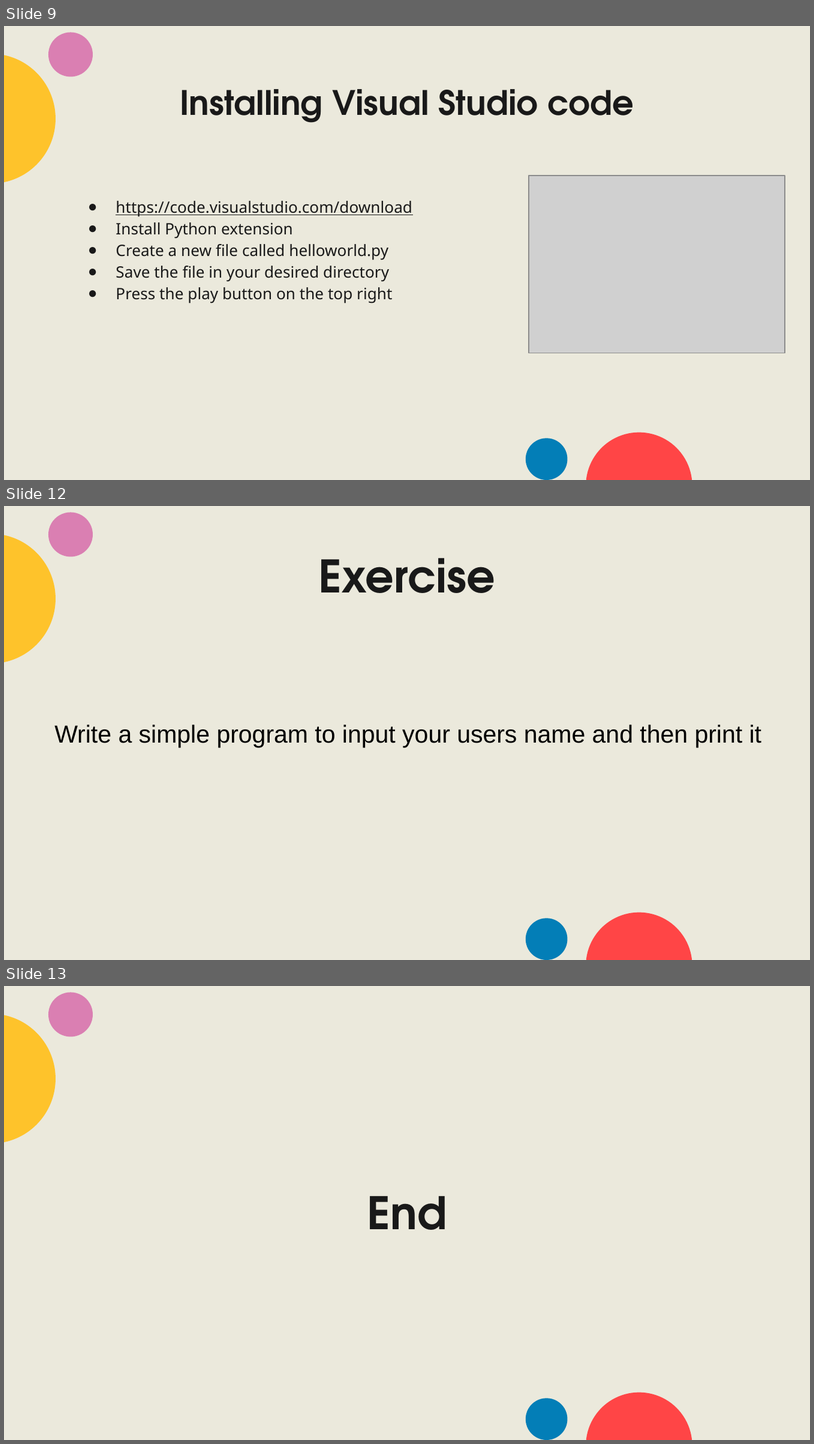
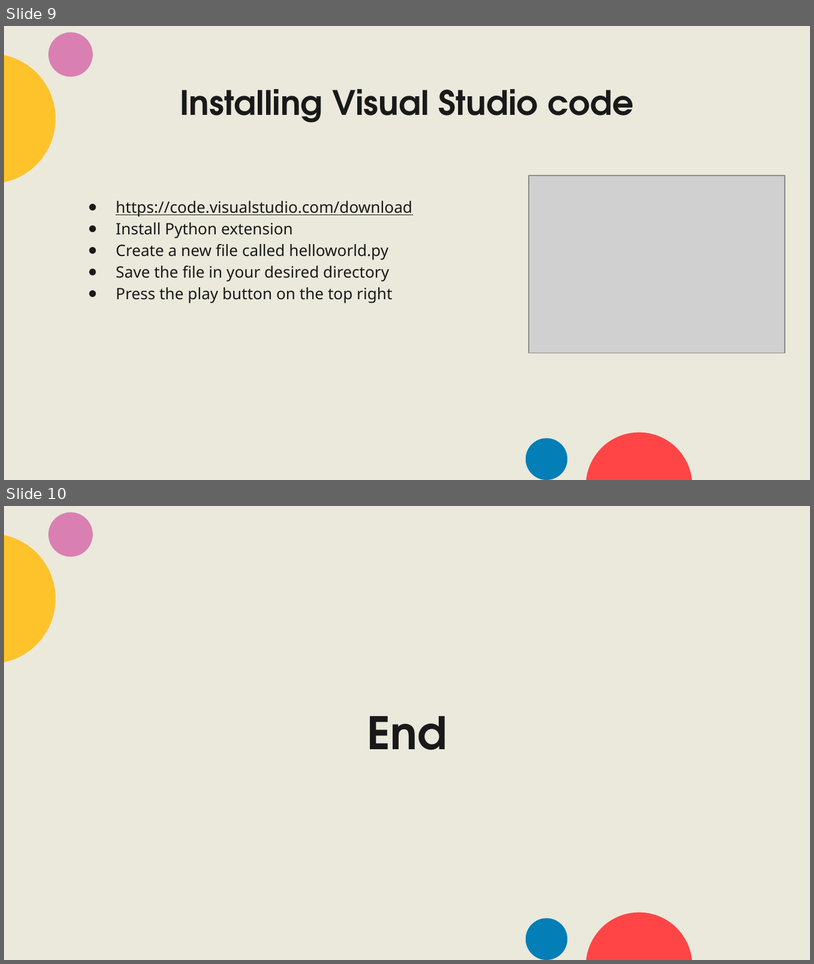
Before and after one commit to Ahmed-Ansari02/UCL-CSS-Python-Bootcamp, a slide deck: week1/Programming bootcamp week 1.pptx. Shown one above the other, each under a label of ours: slides 9, 12 and 13 before the commit, slides 9 and 10 after it; the slides between them are not shown. The pictures are 814x1444 and 814x964 pixels, drawn with LibreOffice and Linux fonts; fonts in the diff are those of the drawing; grey boxes stand for pictures. Boxes give left, top, right and bottom in pixels: in the first picture for what was removed or moved away, otherwise in the second. Text is boxed around its words. In the diff, an @@ line names an element or a change of style, - is before the commit and + after.

```diff
--- a/week1/Programming bootcamp week 1.pptx
+++ b/week1/Programming bootcamp week 1.pptx
@@ slide 12 removed at box(4, 506, 810, 960), background #EBE9DC; not listed: 4 template elements that a slide beside it also shows @@
@@ title removed at box(319, 558, 496, 593) @@
-Exercise
@@ text removed at box(54, 724, 762, 747) @@
-Write a simple program to input your users name and then print it
@@ what was slide 13 is now slide 10 @@
```
Also in this commit, not shown: 4 slides changed, 2 other slides removed, 20 other files.
